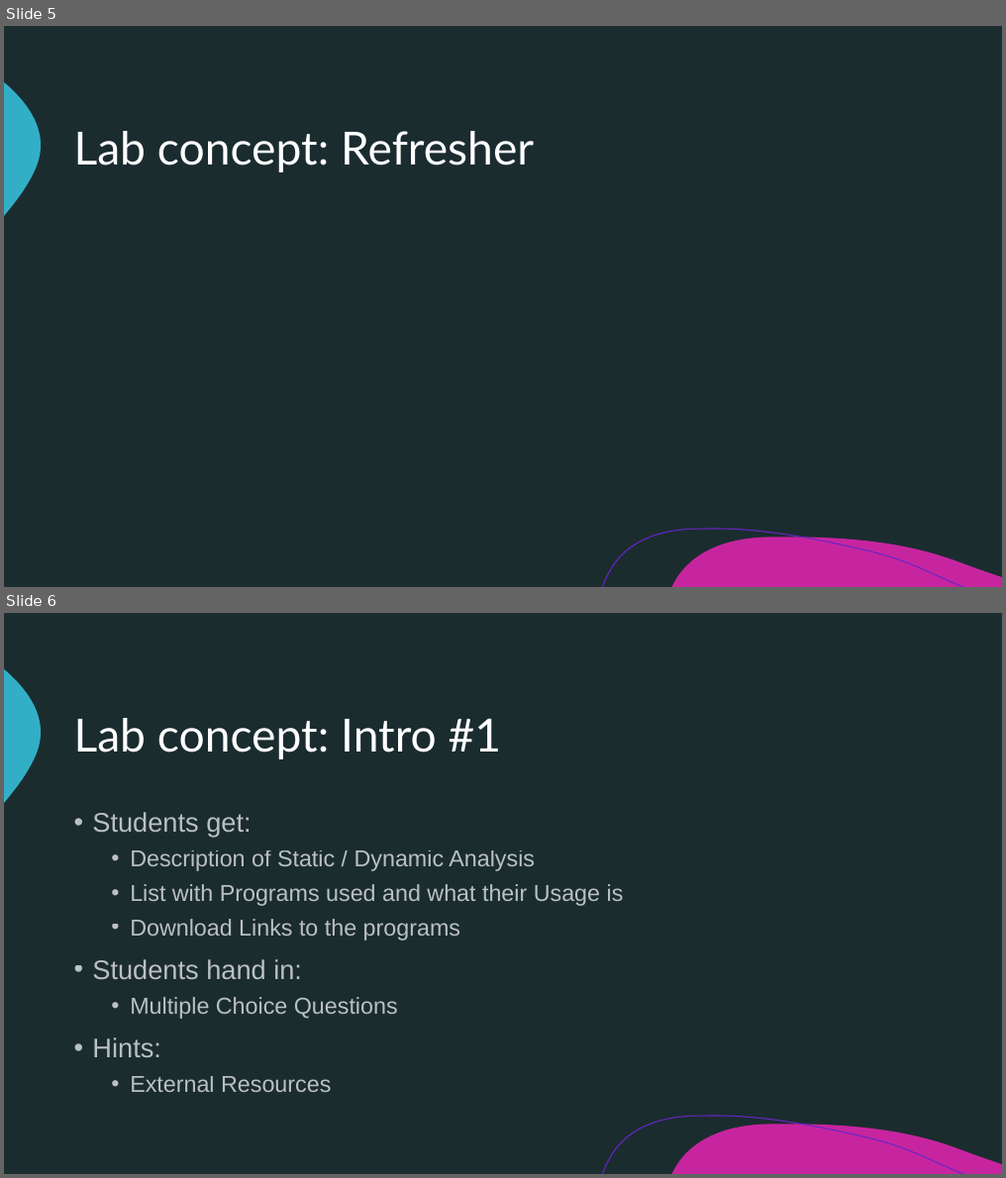
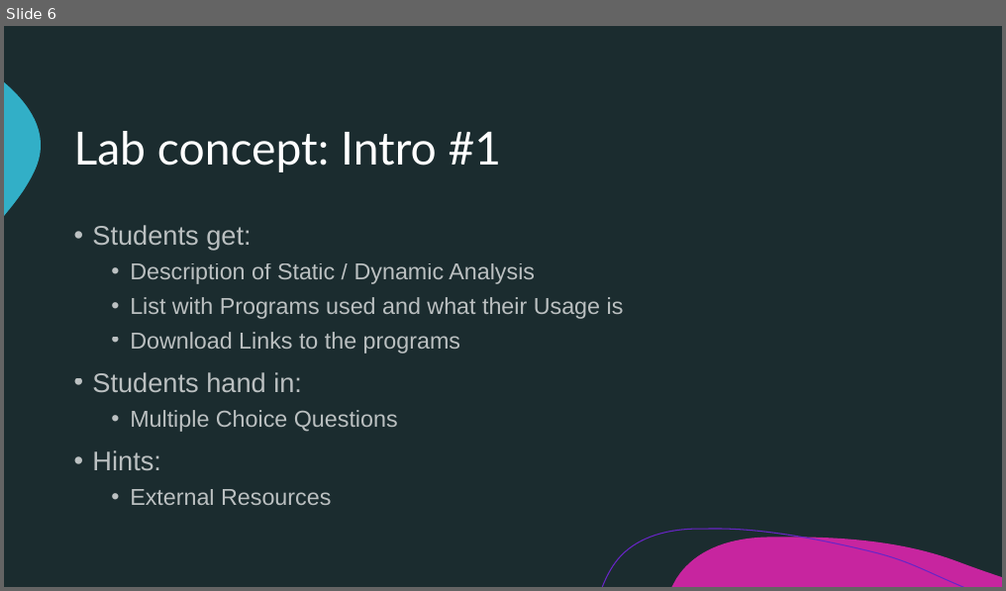
Before and after one commit to TKleb/SA-Documentation, a slide deck: documents/presentations/First_Lab_Concepts.pptx. Shown one above the other, each under a label of ours: slides 5 and 6 before the commit, slide 6 after it. The pictures are 1006x1178 and 1006x591 pixels, drawn with LibreOffice and Linux fonts; fonts in the diff are those of the drawing. Boxes give left, top, right and bottom in pixels: in the first picture for what was removed or moved away, otherwise in the second. Text is boxed around its words. In the diff, an @@ line names an element or a change of style, - is before the commit and + after.

Commit message:
added short "refresher" page

```diff
--- a/documents/presentations/First_Lab_Concepts.pptx
+++ b/documents/presentations/First_Lab_Concepts.pptx
@@ slide 5 removed at (4, 26, 1002, 587), background #1B2C2F; not listed: 3 template elements that a slide beside it also shows @@
@@ title removed at (74, 131, 534, 173) @@
-Lab concept: Refresher
```
Also in this commit, not shown: 1 slide added.
